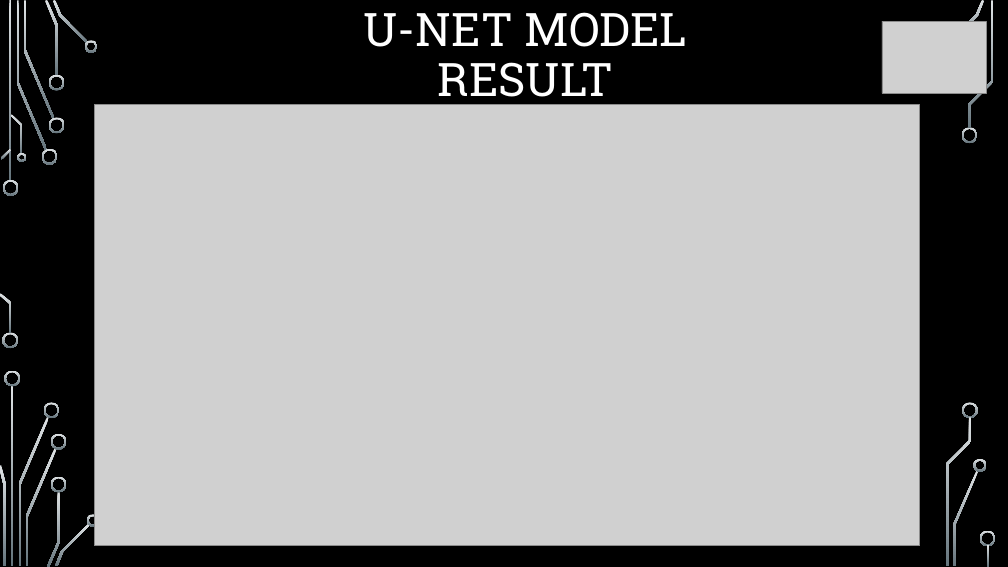
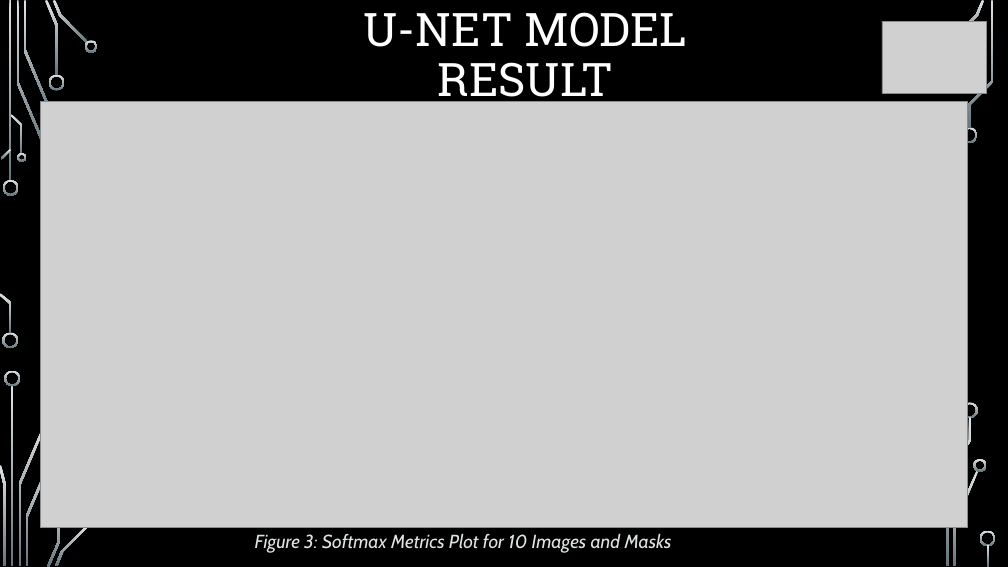
Before and after one commit to Group5FinalProject/Cancer_Champions, a slide deck: slide 5 of Cancer_Champions_PPT.pptx. Drawn at 1008x567 pixels with LibreOffice and Linux fonts; fonts in the diff are those of the drawing; grey boxes stand for pictures; background and template pictures are left out. Boxes give left, top, right and bottom in pixels: in the first picture for what was removed or moved away, otherwise in the second. Text is boxed around its words. In the diff, an @@ line names an element or a change of style, - is before the commit and + after.

Commit message:
Caught another mistake in the visualizations on the PPT and fixed it.

```diff
--- a/Cancer_Champions_PPT.pptx
+++ b/Cancer_Champions_PPT.pptx
@@ picture: place and size @@
-picture at (95,105,920,546)
+picture at (40,101,968,528)
@@ group removed at (42,117,100,526): 6 freeform shapes @@
@@ text added at (255,534,672,553), 18 pt, text #DFE3E5, italic @@
+Figure 3: Softmax Metrics Plot for 10 Images and Masks
```
